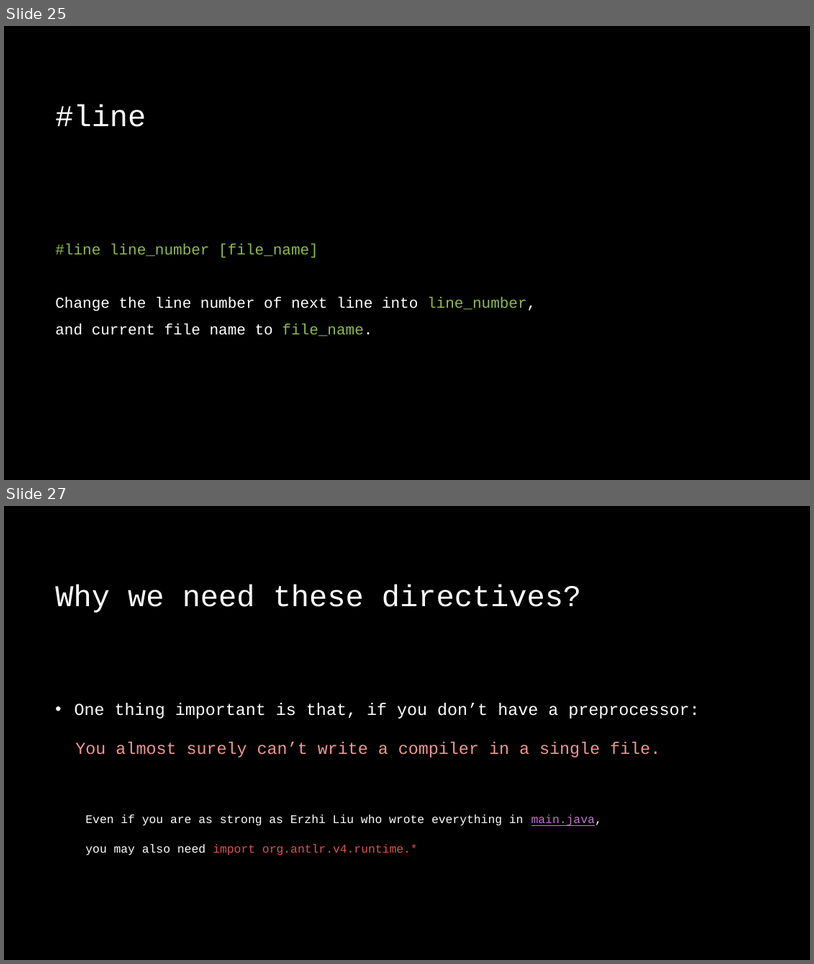
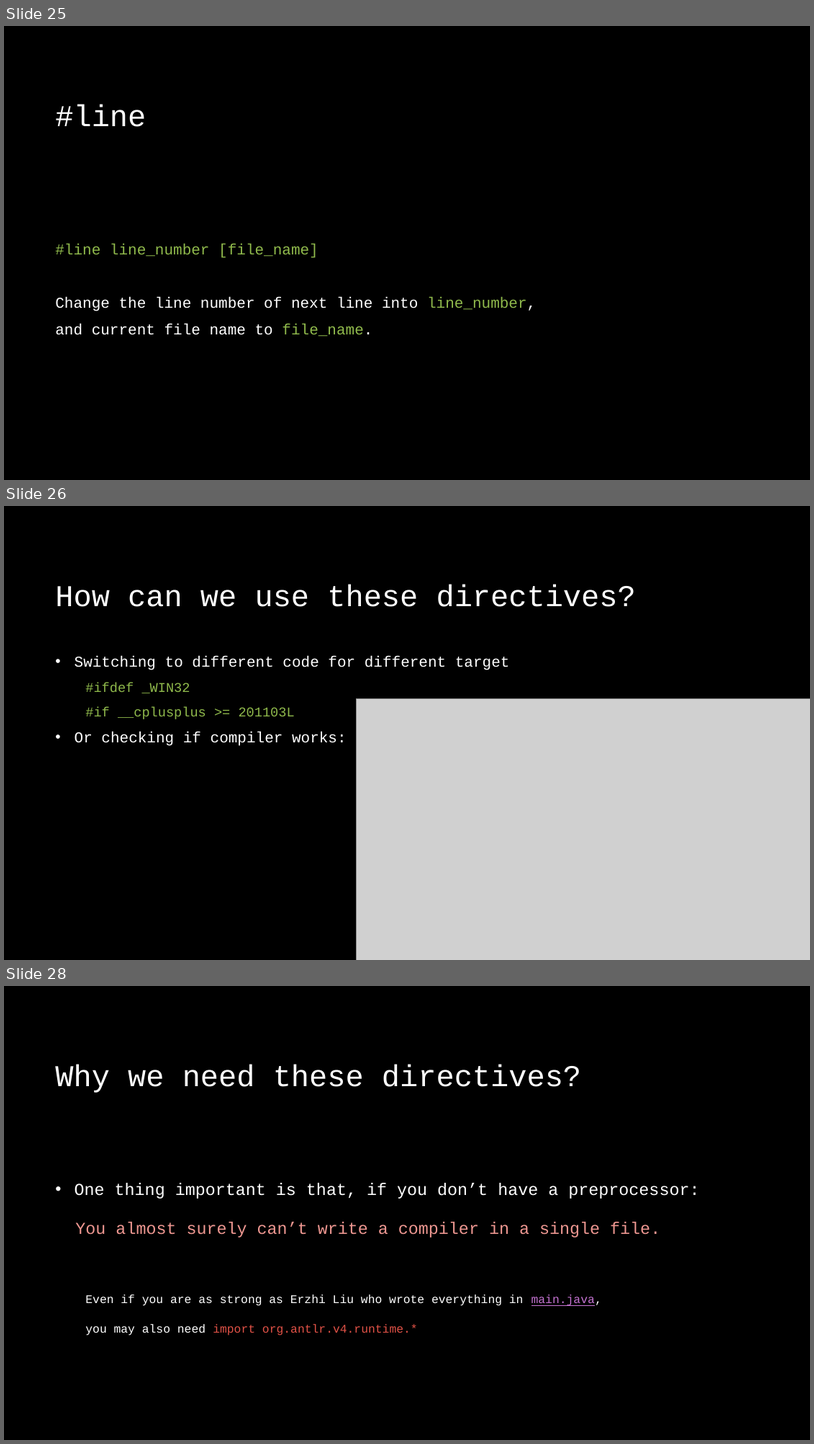
Before and after one commit to fstqwq/Call-Of-The-Forge-God, a slide deck: CompilerReport.pptx. Shown one above the other, each under a label of ours: slides 25 and 27 before the commit, slides 25, 26 and 28 after it; the slides between them are not shown. The pictures are 814x964 and 814x1444 pixels, drawn with LibreOffice and Linux fonts; fonts in the diff are those of the drawing; grey boxes stand for pictures; background and template pictures are left out. Boxes give left, top, right and bottom in pixels: in the first picture for what was removed or moved away, otherwise in the second. Text is boxed around its words. In the diff, an @@ line names an element or a change of style, - is before the commit and + after.

```diff
--- a/CompilerReport.pptx
+++ b/CompilerReport.pptx
@@ slide 26 added at <box>4,506,810,960</box>, background picture (left out) @@
@@ title added at <box>55,584,636,607</box>, 36 pt, text #FFFFFF @@
+How can we use these directives?
@@ text added at <box>75,656,510,746</box>, 18 pt, text #FFFFFF @@
+• Switching to different code for different target
+  #ifdef _WIN32
+  #if __cplusplus >= 201103L
+• Or checking if compiler works:
@@ picture added at <box>357,698,810,960</box> @@
@@ what was slide 27 is now slide 28 @@
```
Also in this commit, not shown: 3 slides changed, 2 other slides added, 1 slide removed.
